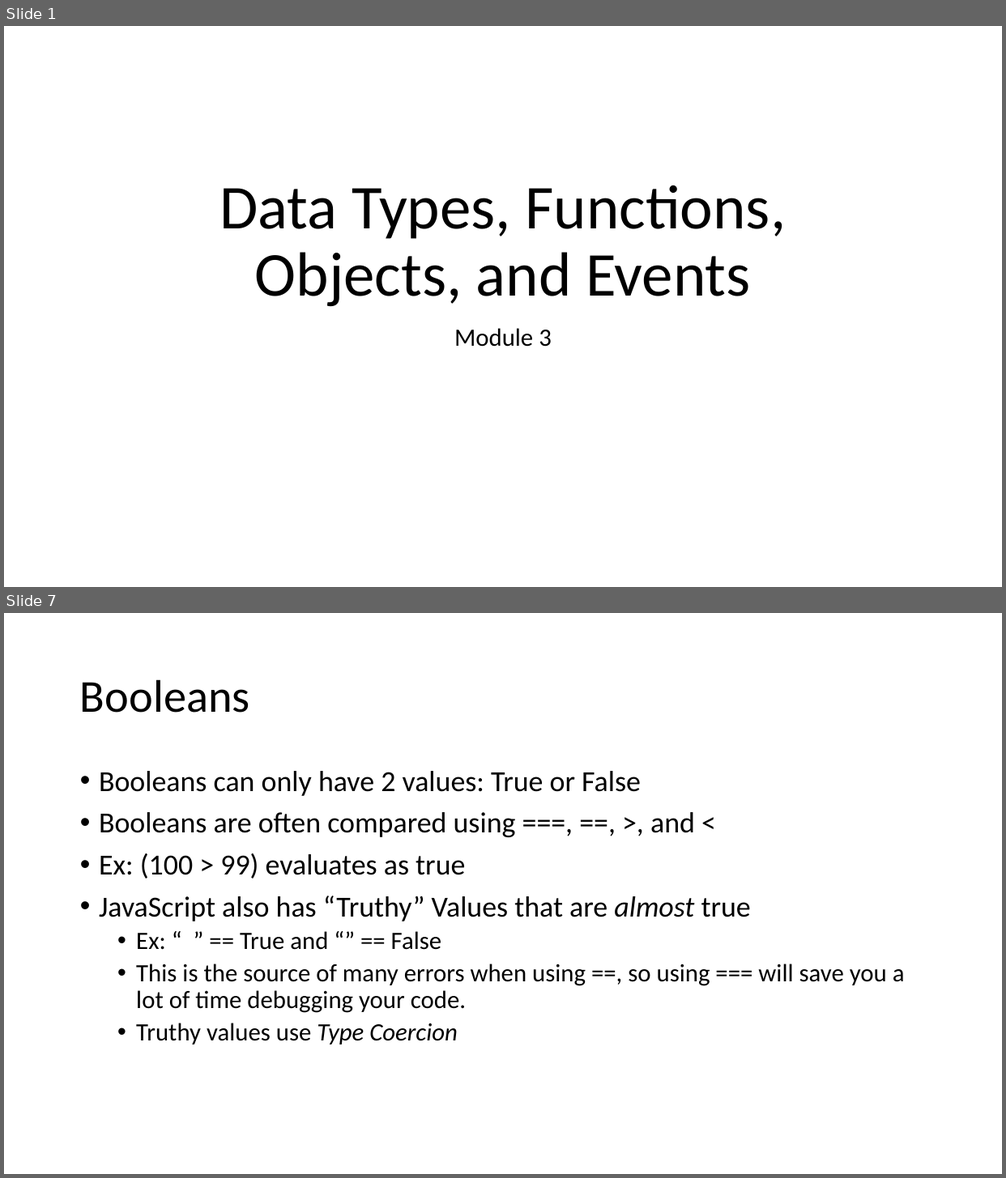
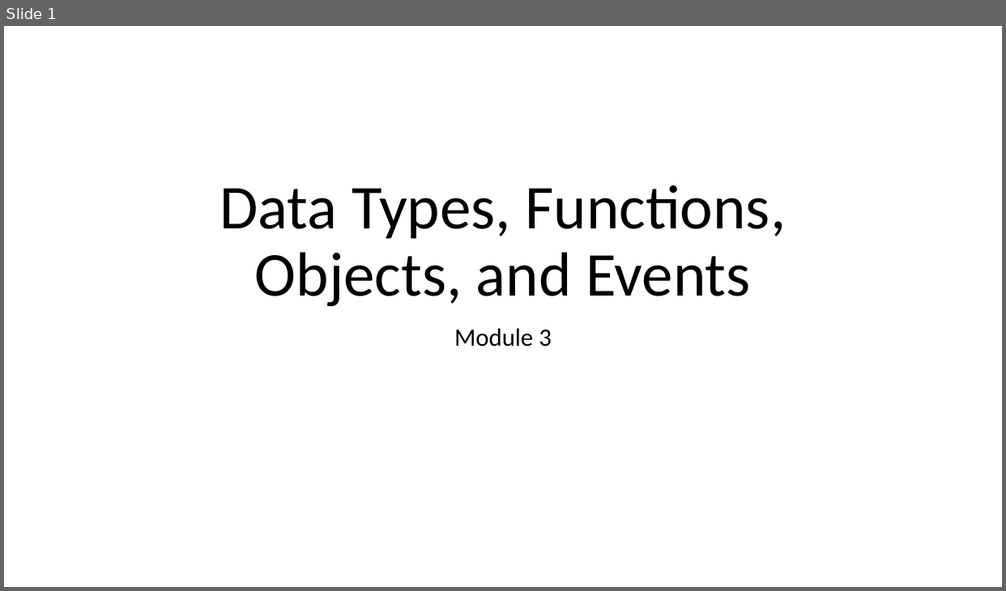
Before and after one commit to YWCANWIL-TechLab/Module3-Exercises, a slide deck: slides/Module 3 - Data Types.pptx. Shown one above the other, each under a label of ours: slides 1 and 7 before the commit, slide 1 after it; the slides between them are not shown. The pictures are 1006x1178 and 1006x591 pixels, drawn with LibreOffice and Linux fonts; fonts in the diff are those of the drawing. Boxes give left, top, right and bottom in pixels: in the first picture for what was removed or moved away, otherwise in the second. Text is boxed around its words. In the diff, an @@ line names an element or a change of style, - is before the commit and + after.

```diff
--- a/slides/Module 3 - Data Types.pptx
+++ b/slides/Module 3 - Data Types.pptx
@@ slide 7 removed at (4,613,1002,1174), background #FFFFFF @@
@@ title removed at (80,679,250,713) @@
-Booleans
@@ text removed at (99,771,905,1045) @@
-• Booleans can only have 2 values: True or False
-• Booleans are often compared using ===, ==, >, and <
-• Ex: (100 > 99) evaluates as true
-• JavaScript also has “Truthy” Values that are almost true
-  • Ex: “ ” == True and “” == False
-  • This is the source of many errors when using ==, so using === will save you a lot of time debugging your code.
-  • Truthy values use Type Coercion
```
Also in this commit, not shown: 9 slides changed, 40 slides added, 16 other slides removed.
